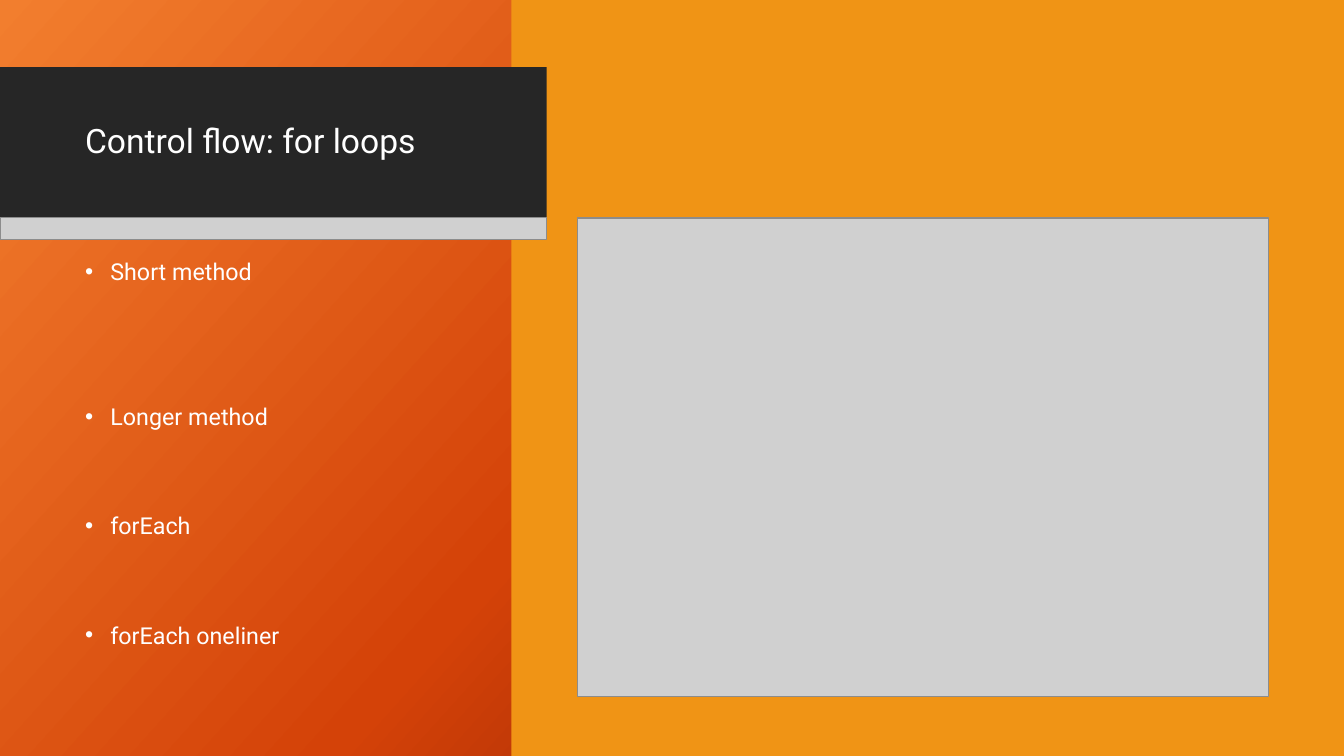
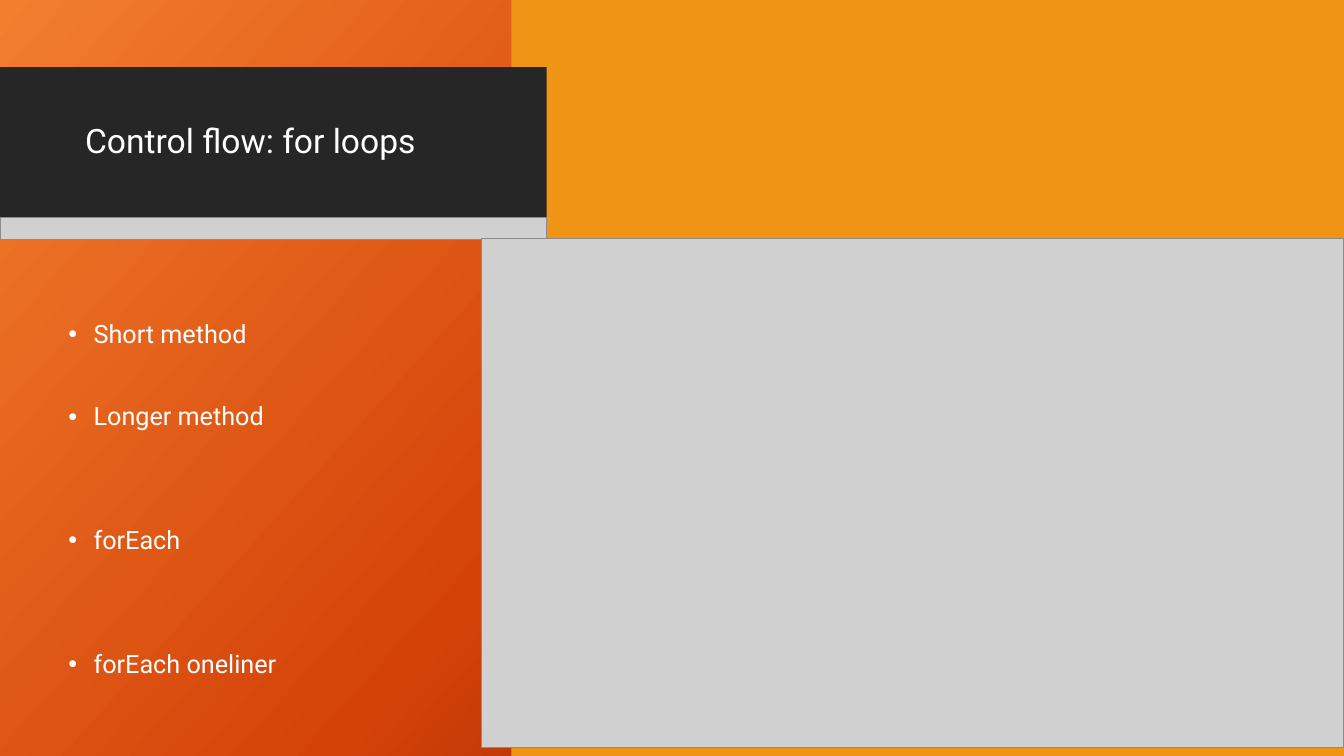
Before and after one commit to GDSC-ADEK/dart-flutter-course, a slide deck: slide 25 of week2/week2_slideshow.pptx. Drawn at 1344x756 pixels with LibreOffice and Linux fonts; fonts in the diff are those of the drawing; grey boxes stand for pictures; background and template pictures are left out. Boxes give left, top, right and bottom in pixels: in the first picture for what was removed or moved away, otherwise in the second. Text is boxed around its words. In the diff, an @@ line names an element or a change of style, - is before the commit and + after.

```diff
--- a/week2/week2_slideshow.pptx
+++ b/week2/week2_slideshow.pptx
@@ picture: place and size @@
-picture at [578,218,1269,697]
+picture at [482,239,1344,748]
@@ text "Short method": place and size @@
-text "Short method" at [110,262,279,645]
+text "Short method" at [94,324,277,674]
@@ text "Short method" at [94,324,277,674]: size 16.6 to 18 pt; line spacing 0.8 to 0.9 @@
```
Also in this commit, not shown: 11 other slides changed, 1 slide added, 6 other files.
